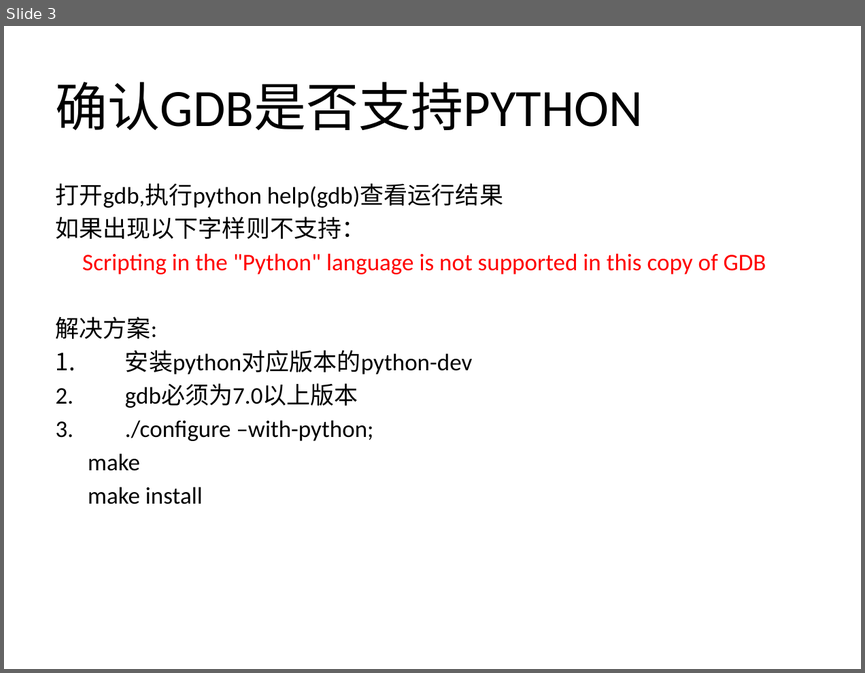
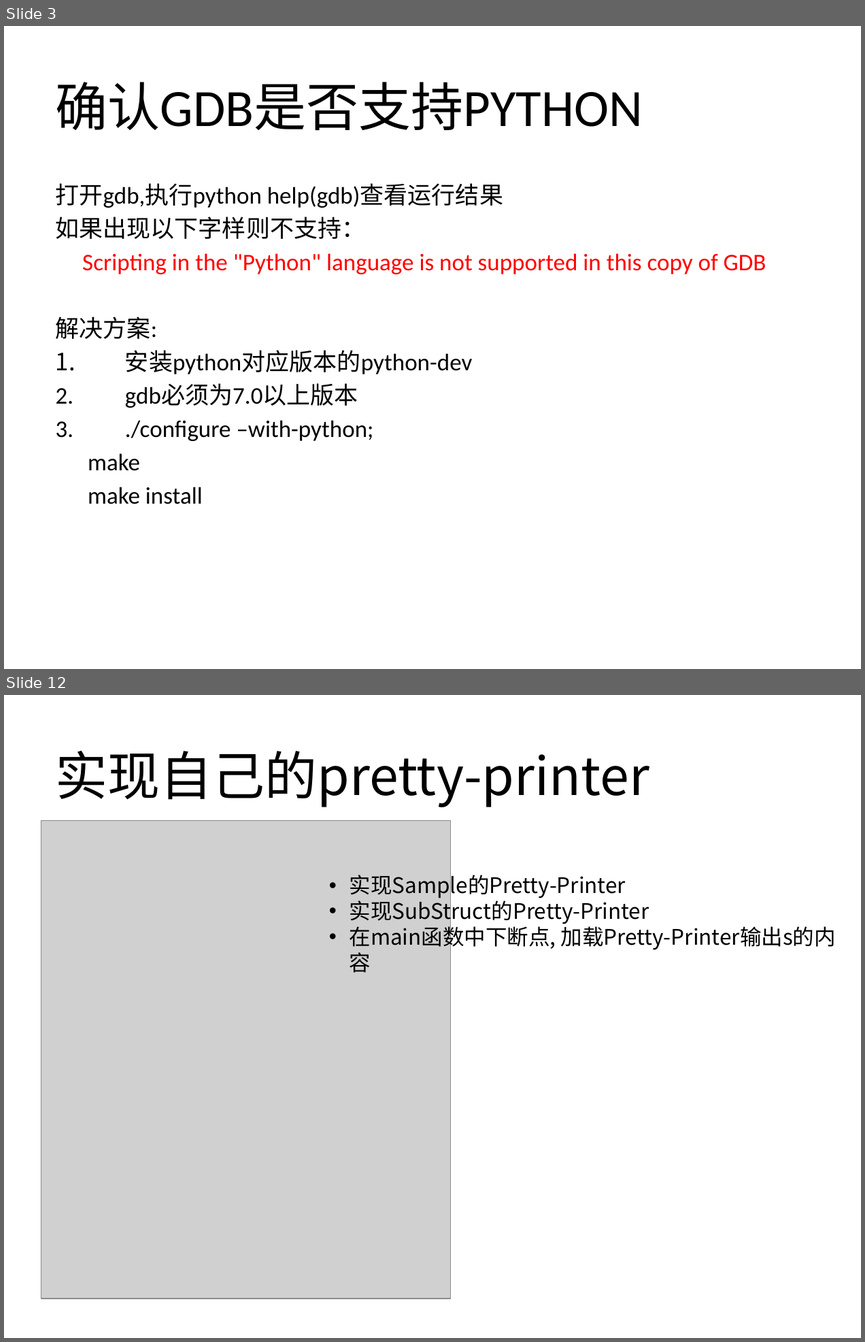
Before and after one commit to mir1128/GDBTraining, a slide deck: session3/Debugging Workshop 3.pptx. Shown one above the other, each under a label of ours: slide 3 before the commit, slides 3 and 12 after it; the slides between them are not shown. The pictures are 865x673 and 865x1342 pixels, drawn with LibreOffice and Linux fonts; fonts in the diff are those of the drawing; grey boxes stand for pictures. Boxes give left, top, right and bottom in pixels: in the first picture for what was removed or moved away, otherwise in the second. Text is boxed around its words. In the diff, an @@ line names an element or a change of style, - is before the commit and + after.

```diff
--- a/session3/Debugging Workshop 3.pptx
+++ b/session3/Debugging Workshop 3.pptx
@@ slide 12 added at (4, 695, 861, 1338), background #FFFFFF @@
@@ title added at (56, 751, 649, 807), 44 pt, text #000000 @@
+实现自己的pretty-printer
@@ picture added at (41, 821, 450, 1298) @@
@@ text added at (349, 871, 836, 951), 18 pt, text #000000 @@
+• 实现Sample的Pretty-Printer
+• 实现SubStruct的Pretty-Printer
+• 在main函数中下断点, 加载Pretty-Printer输出s的内容
```
Also in this commit, not shown: 1 slide changed, 7 other slides added, 2 other files.
